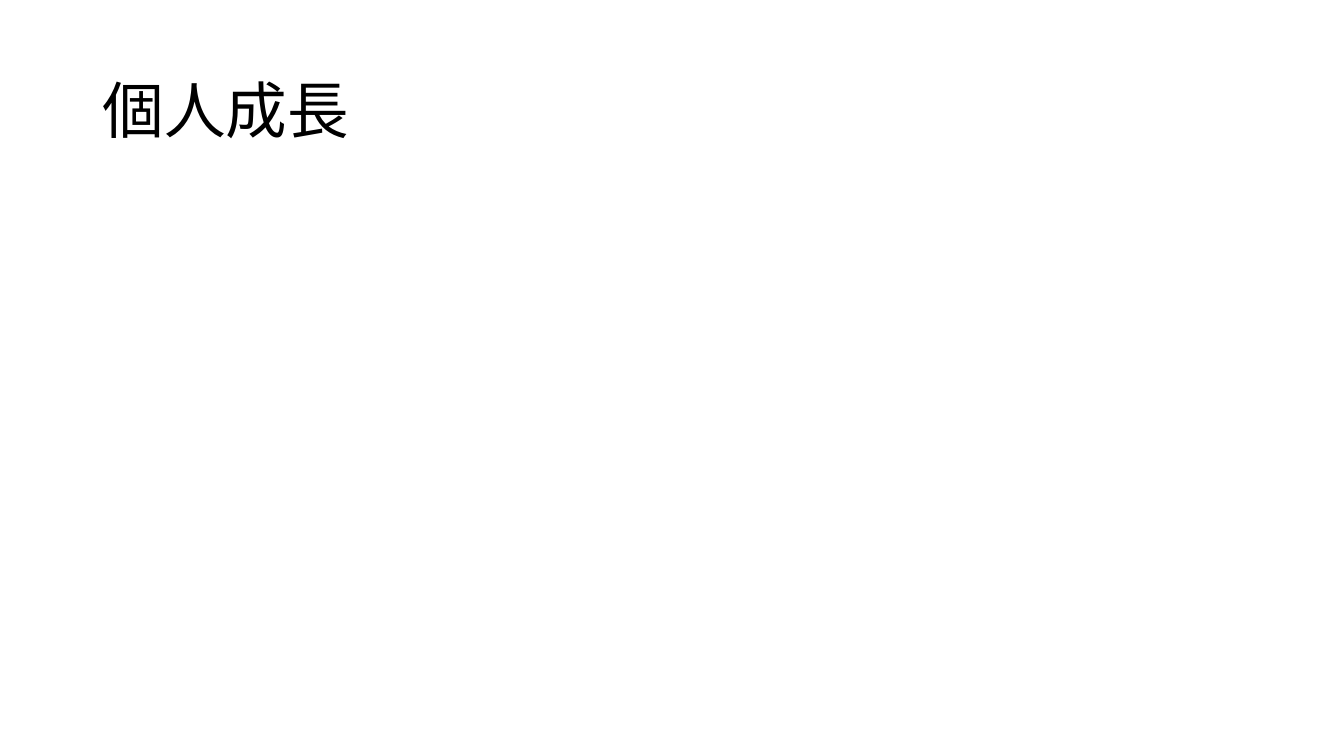
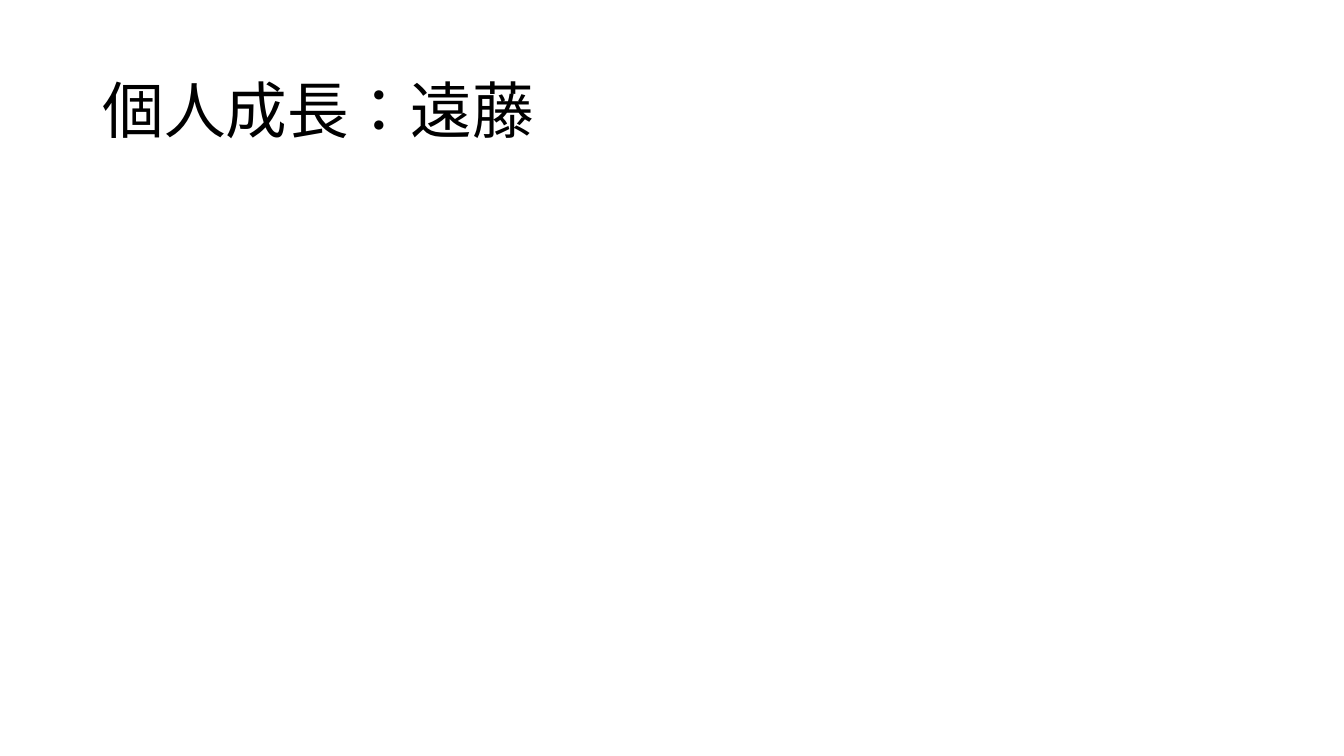
Before and after one commit to dojo2022/B-3, a slide deck: slide 5 of doc/B3炙りえんがわ_成果発表会資料.pptx (slide 4 before the commit). Drawn at 1344x756 pixels with LibreOffice and Linux fonts; fonts in the diff are those of the drawing. Boxes give left, top, right and bottom in pixels: in the first picture for what was removed or moved away, otherwise in the second. Text is boxed around its words. In the diff, an @@ line names an element or a change of style, - is before the commit and + after.

```diff
--- a/doc/B3炙りえんがわ_成果発表会資料.pptx
+++ b/doc/B3炙りえんがわ_成果発表会資料.pptx
@@ title at [102,81,533,138]: text changed @@
-個人成長
+個人成長：遠藤
```
Also in this commit, not shown: 1 other slide changed, 6 slides added.
